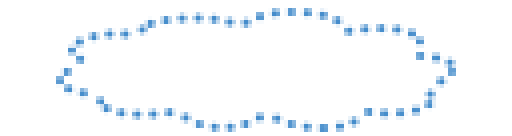
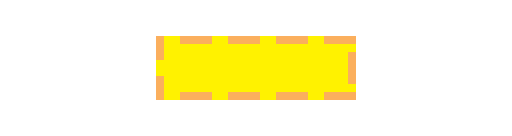
Before/after of a 512px x 136px layered artwork. What changed in the layer stack:
added group "Screen Fill Tile" with 1 layers above "Spike Ball" over (x1=156, y1=36, x2=356, y2=100)
added layer "Normal Tile" (1st of 8, in "Screen Fill Tile") in group "Screen Fill Tile" over (x1=156, y1=36, x2=356, y2=100)
hid group "Cloud Tile" (3 layers) over (x1=56, y1=8, x2=456, y2=132)
